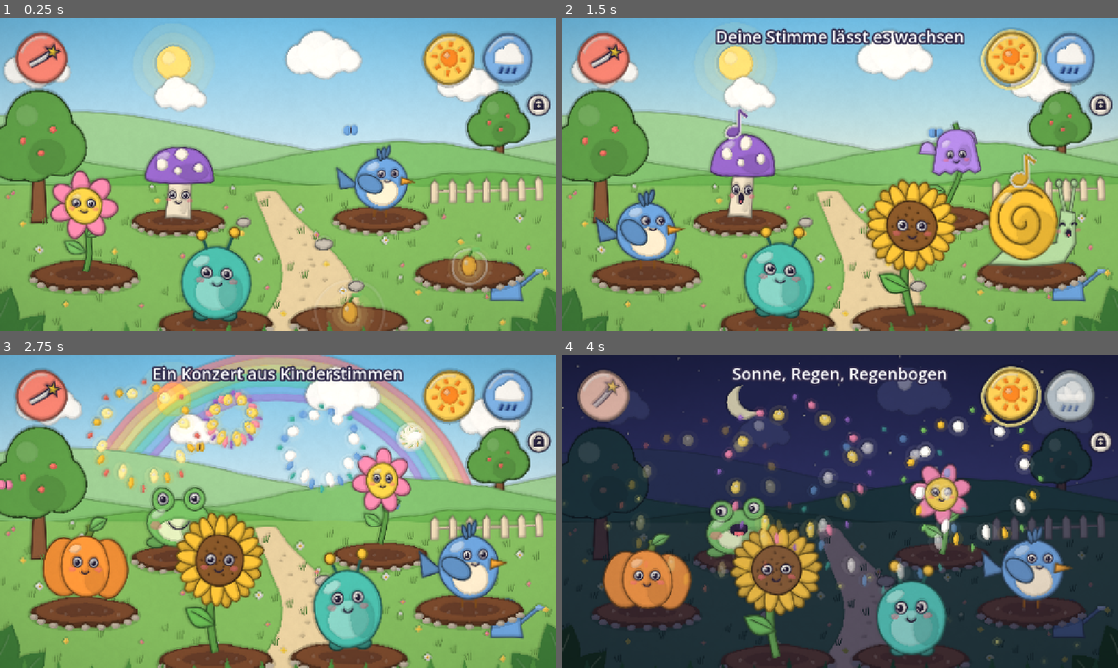
Above: before the commit, frames 1-4 (two rows, left to right).
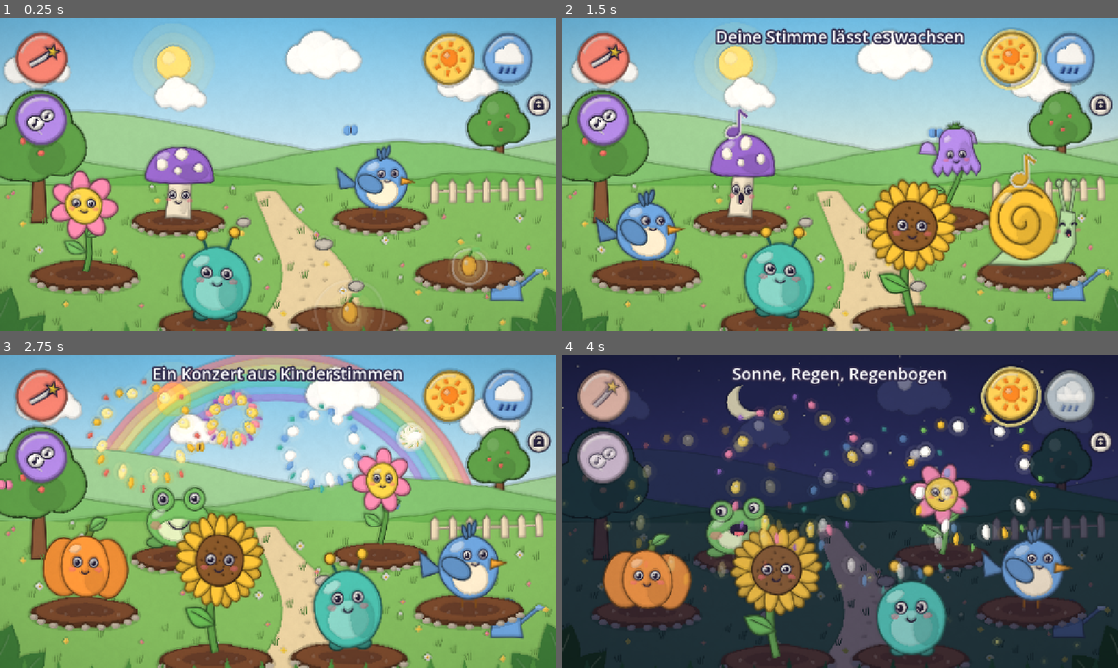
Above: after the commit, the same moments.

Repository: pinkysworld/Summgarten
Game: Godot game, scene res://tools/store_shots.tscn
Same seed, same stepped clock (60 frames per second), same inputs: the game is played once before the commit and once after it. This scene is started directly instead of the project's main scene.
Inputs (mouse positions are in pixels of both pictures, inside the frame that each line leads up to):
- Up to frame 1 (0.25 s): no input
- Up to frame 2 (1.5 s): move the mouse to (812, 237) at 0.52 s; click (812, 237) at 0.67 s; move the mouse to (1006, 221) at 1.27 s; click (1006, 221) at 1.42 s
- Up to frame 3 (2.75 s): move the mouse to (111, 464) at 2.02 s; click (111, 464) at 2.17 s
- Up to frame 4 (4 s): move the mouse to (867, 511) at 2.77 s; click (867, 511) at 2.92 s; move the mouse to (756, 433) at 3.52 s; click (756, 433) at 3.67 s

The runs differ from the first frame. In frame 1, 1.3% of the frame differs, in the area x 2-13%, y 24-42%; in frame 2, 1.7%, in the area x 2-76%, y 24-52%; in frame 3, 1.3%; in frame 4, 1.2%.

Commit message:
Nachsing-Spiel (Mikrofon oder Tippen, ohne Scheitern), neue Glockenblume, Tests für Jahreszeiten und Nachsingen

Diff:
--- a/scripts/creature.gd
+++ b/scripts/creature.gd
@@ -32,6 +32,8 @@
 var stage := 2.0 ## 0..1 sprout, 1..2 bud, then the full being grows in
 var joy := 0.0
 var beat_pulse := 0.0
+var glow := 0.0 ## highlight while singing a phrase in the echo game
+var _invite := 0.0
 var season := 1 ## 0 spring flower, 1 none, 2 leaf, 3 knit hat
 var yawn_amt := 0.0
 var bow_amt := 0.0
@@ -93,6 +95,17 @@
 	var top: float = -HEIGHTS[species] - 10.0
 	for i in 2:
 		_notes.append([Vector2(randf_range(-25, 25), top), Vector2(randf_range(-35, 35), -80), -i * 0.15, PALETTE[species]])
+
+
+func highlight() -> void:
+	var tw := create_tween()
+	tw.tween_property(self, "glow", 1.0, 0.1)
+	tw.tween_property(self, "glow", 0.0, 0.7)
+
+
+## Waiting for the child: a soft shimmer that says "tap me".
+func invite() -> void:
+	_invite = 4.0
 
 
 ## Gentle bop on the music's beat.
@@ -159,6 +172,7 @@
 		_blink = 1.0
 		_next_blink = randf_range(2.0, 5.0)
 	_blink = maxf(0.0, _blink - delta * 7.0)
+	_invite = maxf(0.0, _invite - delta)
 	for n in _notes:
 		n[2] += delta
 		if n[2] > 0.0:
@@ -250,6 +264,12 @@
 	var s := grow
 	if s <= 0.08:
 		return
+	var halo := maxf(glow, 0.7 * (0.5 + 0.5 * sin(_t * 5.0)) if _invite > 0.0 else 0.0)
+	if halo > 0.01:
+		var mid := Vector2(0, -HEIGHTS[species] * 0.5 * s)
+		for k in 3:
+			draw_circle(mid, (HEIGHTS[species] * 0.55 + k * 14) * s, Color(1, 0.95, 0.55, 0.22 * halo))
+		draw_arc(mid, (HEIGHTS[species] * 0.55 + 36) * s, 0, TAU, 48, Color(1, 1, 1, 0.8 * halo), 5.0, true)
 	# soft ground shadow
 	draw_colored_polygon(_ell_pts(Vector2(0, 4), Vector2(62 * s, 14 * s), 0.0, 24), Color(0.1, 0.05, 0.1, 0.22))
 	var sway := sin(_t * (0.6 if sleeping else 1.6)) * 0.045 * (1.0 - _sleep_blend * 0.7)
@@ -446,23 +466,40 @@
 		bell.append(b + Vector2(20, 10))
 		bell.append(b + Vector2(-20, 10))
 		_poly(bell, c.lightened(0.15))
-	# the big singing bell hangs from the top
+	# the big singing bell hangs from the top: dome, flaring sides, five curled tips
 	var top := Vector2(30, -206)
 	var hang := sin(_t * 1.5) * 0.08 + sing_amp * 0.25
 	var pts := PackedVector2Array()
-	for i in 17:
-		var a := PI * i / 16.0
-		pts.append(Vector2(-cos(a) * 46, -sin(a) * 30 + 40))
-	pts.append(Vector2(58, 104))
-	for i in range(1, 8):
-		var u := float(i) / 8.0
-		pts.append(Vector2(lerpf(58, -58, u), 104 + (8.0 if i % 2 == 1 else 0.0)))
-	pts.append(Vector2(-58, 104))
+	for i in 13:
+		var a := PI + PI * i / 12.0
+		pts.append(Vector2(cos(a) * 40, 34 + sin(a) * 30))
+	for i in 7:
+		var u := float(i) / 6.0
+		pts.append(Vector2(40 + 18 * u * u, 34 + 58 * u))
+	for tip in 5:
+		var x0 := lerpf(58, -58, float(tip) / 5.0)
+		var x1 := lerpf(58, -58, float(tip + 1) / 5.0)
+		var mx := (x0 + x1) / 2.0
+		pts.append(Vector2(lerpf(x0, mx, 0.5) + 4, 104))
+		pts.append(Vector2(mx, 116))
+		pts.append(Vector2(lerpf(mx, x1, 0.5) - 4, 104))
+		if tip < 4:
+			pts.append(Vector2(x1, 96))
+	for i in range(6, -1, -1):
+		var u := float(i) / 6.0
+		pts.append(Vector2(-40 - 18 * u * u, 34 + 58 * u))
 	for i in pts.size():
 		pts[i] = top + pts[i].rotated(hang)
 	_poly(pts, c)
-	_shade(top + Vector2(22, 70).rotated(hang), Vector2(16, 26), c)
-	_shine(top + Vector2(-24, 40).rotated(hang), Vector2(12, 7))
+	_shade(top + Vector2(22, 66).rotated(hang), Vector2(14, 28), c)
+	_shine(top + Vector2(-20, 30).rotated(hang), Vector2(10, 7))
+	# green calyx joins the bell to the stem
+	var calyx := PackedVector2Array()
+	for i in 10:
+		var a := PI + PI * i / 9.0
+		var r := 22.0 if i % 2 == 0 else 12.0
+		calyx.append(top + Vector2(cos(a) * r, 8 + sin(a) * r * 0.6).rotated(hang))
+	_poly(calyx, green)
 	_face(top + Vector2(0, 72).rotated(hang), 0.95)
 
 
--- a/scripts/main.gd
+++ b/scripts/main.gd
@@ -16,6 +16,7 @@
 const BTN_SUN := Vector2(1035, 95)
 const BTN_RAIN := Vector2(1170, 95)
 const BTN_PARENT := Vector2(1240, 200)
+const BTN_ECHO := Vector2(95, 235)
 const BTN_R := 56.0
 
 enum Weather { NONE, SUN, RAIN }
@@ -62,6 +63,15 @@
 var _flashes: Array = [] ## [pos, age]
 var _shake := 0.0
 var hide_ui := false
+# Echo game ("sing it back")
+var _echo_listen := false
+var _mic_pos := Vector2.ZERO
+var _rec_len := 2.5
+var _echo_seq: Array = []
+var _echo_pos := 0
+var _echo_waiting := false
+var _echo_result := 0 ## 0 waiting, 1 done right, 2 needs a replay
+var _echo_idle := 0.0
 var season := Season.SUMMER
 var _auto_season := 1
 var _season_parts: Array = [] ## falling petals / leaves / snow: [pos, phase] ## key art: no buttons, no empty beds
@@ -110,7 +120,7 @@
 	if not (event is InputEventMouseButton and event.pressed and event.button_index == MOUSE_BUTTON_LEFT):
 		return
 	var p := get_global_mouse_position()
-	for btn in [BTN_CONDUCTOR, BTN_SUN, BTN_RAIN]:
+	for btn in [BTN_CONDUCTOR, BTN_SUN, BTN_RAIN, BTN_ECHO]:
 		if p.distance_to(btn) < BTN_R:
 			_presses[btn] = _t
 	Audio.play_music(_plop, randf_range(-2.0, 2.0) + _shift(), 2.0)
@@ -119,6 +129,9 @@
 		return
 	match state:
 		State.RECORDING, State.CONCERT:
+			return
+		State.ECHO:
+			_echo_tap(p)
 			return
 		State.NIGHT:
 			if p.distance_to(BTN_SUN) < BTN_R:
@@ -129,6 +142,10 @@
 		return
 	if p.distance_to(BTN_RAIN) < BTN_R:
 		_set_weather(Weather.NONE if weather == Weather.RAIN else Weather.RAIN)
+		return
+	if p.distance_to(BTN_ECHO) < BTN_R:
+		if _creature_count() >= 2:
+			_echo_game()
 		return
 	if p.distance_to(BTN_CONDUCTOR) < BTN_R:
 		if _creature_count() >= 3:
@@ -276,6 +293,132 @@
 	await get_tree().create_timer(0.8).timeout
 	if state == State.CONCERT:
 		state = State.DAY
+
+
+## Echo game: creatures sing a short phrase, the child sings it back (microphone)
+## or taps the singers in order (no microphone). There is no failing: a miss
+## simply replays the phrase. Three phrases, each a little longer.
+func _echo_game() -> void:
+	state = State.ECHO
+	var beat := 60.0 / _bpm()
+	var singers := beds.filter(func(c): return c != null)
+	for round_i in 3:
+		var length := mini(2 + round_i, 4)
+		_echo_seq.clear()
+		for k in length:
+			var pick = singers[randi() % singers.size()]
+			while singers.size() > 1 and not _echo_seq.is_empty() and pick == _echo_seq[-1]:
+				pick = singers[randi() % singers.size()]
+			_echo_seq.append(pick)
+		var tries := 0
+		while true:
+			await get_tree().create_timer(beat).timeout
+			if state != State.ECHO:
+				return
+			await _echo_play_phrase(beat)
+			if state != State.ECHO:
+				return
+			var ok := false
+			if settings.mic:
+				ok = await _echo_listen_voice()
+			else:
+				ok = await _echo_wait_taps()
+			if state != State.ECHO:
+				return
+			tries += 1
+			if ok or tries >= 3:
+				break
+		for c in singers:
+			if is_instance_valid(c):
+				c.cheer()
+				c.celebrate_hop(randf() * 0.1)
+		_mini_burst(_echo_seq[0].global_position + Vector2(0, -_echo_seq[0].height() - 40))
+		await get_tree().create_timer(beat * 2.0).timeout
+	_fireworks()
+	await get_tree().create_timer(beat * 3.0).timeout
+	if state == State.ECHO:
+		state = State.DAY
+
+
+func _echo_play_phrase(beat: float) -> void:
+	for c in _echo_seq:
+		if not is_instance_valid(c):
+			continue
+		c.highlight()
+		c.sing(_shift())
+		await get_tree().create_timer(beat).timeout
+
+
+## Microphone: listen while the first singer "holds the mic". Any answer counts.
+func _echo_listen_voice() -> bool:
+	var first = _echo_seq[0]
+	_mic_pos = first.global_position + Vector2(0, -first.height() - 70)
+	_rec_len = 1.6 + 0.6 * _echo_seq.size()
+	_rec_time = 0.0
+	_echo_listen = true
+	Audio.start_recording()
+	while _rec_time < _rec_len and state == State.ECHO:
+		await get_tree().process_frame
+		_rec_time += get_process_delta_time()
+	var raw := Audio.stop_recording()
+	_echo_listen = false
+	var res := SoundLab.analyze(raw, Audio.mix_rate())
+	if res.is_empty():
+		return false
+	# the first singer answers with the child's own voice
+	Audio.play(SoundLab.make_wav(res.samples, Audio.mix_rate()), res.freq, _shift())
+	if is_instance_valid(first):
+		first.cheer()
+	await get_tree().create_timer(minf(2.0, res.samples.size() / float(Audio.mix_rate()))).timeout
+	return true
+
+
+## No microphone: tap the singers in the same order.
+func _echo_wait_taps() -> bool:
+	_echo_pos = 0
+	_echo_result = 0
+	_echo_waiting = true
+	_echo_idle = 0.0
+	for c in _echo_seq:
+		if is_instance_valid(c):
+			c.invite()
+	while _echo_result == 0 and state == State.ECHO:
+		await get_tree().process_frame
+		_echo_idle += get_process_delta_time()
+		if _echo_idle > 15.0:
+			state = State.DAY # nobody is playing: quietly leave the game
+	_echo_waiting = false
+	return _echo_result == 1
+
+
+func _echo_tap(p: Vector2) -> void:
+	if not _echo_waiting:
+		return
+	for i in BED_POSITIONS.size():
+		var c = beds[i]
+		if c == null:
+			continue
+		var hit := Rect2(BED_POSITIONS[i] + Vector2(-c.radius() - 20, -c.height() - 20), Vector2(c.radius() * 2 + 40, c.height() + 50))
+		if not hit.has_point(p):
+			continue
+		_echo_idle = 0.0
+		c.cheer()
+		c.sing(_shift())
+		if c == _echo_seq[_echo_pos]:
+			_echo_pos += 1
+			if _echo_pos >= _echo_seq.size():
+				_echo_result = 1
+		else:
+			_echo_result = 2 # gently replay the phrase
+		return
+
+
+func _mini_burst(origin: Vector2) -> void:
+	var cols := [Color("ffc93c"), Color("ff8fb8"), Color("ffffff")]
+	for i in 16:
+		var a := TAU * i / 16.0
+		_confetti.append([origin, Vector2(cos(a), sin(a)) * 180.0, 0.0, cols[i % 3], 0.0, 8.0])
+	_flashes.append([origin, 0.0])
 
 
 func _fireworks() -> void:
@@ -482,8 +625,8 @@
 
 
 func _tick_ambience(delta: float) -> void:
-	Audio.set_rain(weather == Weather.RAIN and state != State.RECORDING)
-	if state == State.RECORDING:
+	Audio.set_rain(weather == Weather.RAIN and state != State.RECORDING and not _echo_listen)
+	if state == State.RECORDING or _echo_listen:
 		return
 	_amb_timer -= delta
 	if _amb_timer > 0.0:
@@ -501,7 +644,7 @@
 ## Gentle accompaniment: bass on 1 and 3, music-box notes on the off-beats.
 ## Quiet while recording so the child can hear itself; silent at night.
 func _tick_music(delta: float) -> void:
-	if state == State.NIGHT or state == State.RECORDING or _creature_count() == 0:
+	if state == State.NIGHT or state == State.RECORDING or _echo_listen or _creature_count() == 0:
 		return
 	_beat_time += delta
 	var beat := 60.0 / _bpm()
@@ -748,6 +891,8 @@
 	_draw_sun_icon(BTN_SUN)
 	_draw_button(BTN_RAIN, Color("7fb6f0"), state == State.DAY, weather == Weather.RAIN)
 	_draw_cloud_icon(BTN_RAIN)
+	_draw_button(BTN_ECHO, Color("b58cf0"), (_creature_count() >= 2 and state == State.DAY) or state == State.ECHO, state == State.ECHO)
+	_draw_ear_icon(BTN_ECHO)
 	# parent button: small but clearly visible padlock
 	_front.draw_circle(BTN_PARENT + Vector2(0, 3), 24, Color(0, 0, 0, 0.15))
 	_front.draw_circle(BTN_PARENT, 24, Color("fbf6ee"))
@@ -869,8 +1014,8 @@
 			if size >= 12.0:
 				_overlay.draw_circle(cf[0] - v.normalized() * size * 0.3, size * 0.3, Color(1, 1, 1, 0.8 * al))
 	# Recording overlay
-	if state == State.RECORDING and _rec_bed >= 0:
-		var c: Vector2 = BED_POSITIONS[_rec_bed] + Vector2(0, -130 * BED_SCALE[_rec_bed])
+	if (state == State.RECORDING and _rec_bed >= 0) or _echo_listen:
+		var c: Vector2 = _mic_pos if _echo_listen else BED_POSITIONS[_rec_bed] + Vector2(0, -130 * BED_SCALE[_rec_bed])
 		var pulse := 1.0 + 0.08 * sin(_t * 8.0)
 		var lvl := Audio.level
 		for k in 3:
@@ -883,7 +1028,7 @@
 		_overlay.draw_circle(c + Vector2(0, 12), 14, Color.WHITE)
 		_overlay.draw_arc(c + Vector2(0, 2), 26, 0.1, PI - 0.1, 12, Color.WHITE, 6.0, true)
 		_overlay.draw_line(c + Vector2(0, 28), c + Vector2(0, 42), Color.WHITE, 6.0)
-		var prog := _rec_time / Audio.RECORD_SECONDS
+		var prog := _rec_time / (_rec_len if _echo_listen else Audio.RECORD_SECONDS)
 		_overlay.draw_arc(c, 68, -PI / 2, -PI / 2 + TAU * prog, 48, Color("ffd45c"), 9.0, true)
 
 
@@ -928,6 +1073,30 @@
 	_front.draw_polyline(closed, ink, 3.0, true)
 
 
+## "Sing it back": two speech bubbles, a note going out and one coming back.
+func _draw_ear_icon(c: Vector2) -> void:
+	c += _btn_offset
+	var ink := Color(0.17, 0.14, 0.27, _btn_alpha)
+	var white := Color(1, 1, 1, _btn_alpha)
+	for side in [-1, 1]:
+		var bc := c + Vector2(side * 13, side * -9)
+		var r := 17.0 if side < 0 else 14.0
+		var pts := PackedVector2Array()
+		for i in 24:
+			var a := TAU * i / 24.0
+			pts.append(bc + Vector2(cos(a) * r * 1.15, sin(a) * r))
+		_front.draw_colored_polygon(pts, white)
+		var tail := PackedVector2Array([bc + Vector2(side * -6, r - 3), bc + Vector2(side * -16, r + 9), bc + Vector2(side * 4, r - 2)])
+		_front.draw_colored_polygon(tail, white)
+		var closed := pts.duplicate()
+		closed.append(pts[0])
+		_front.draw_polyline(closed, ink, 3.0, true)
+		var nc := bc + Vector2(-3, 5) * (r / 17.0)
+		_front.draw_circle(nc, 4.5 * r / 17.0, ink)
+		_front.draw_line(nc + Vector2(4, 0) * r / 17.0, nc + Vector2(4, -14) * r / 17.0, ink, 3.0)
+		_front.draw_line(nc + Vector2(4, -14) * r / 17.0, nc + Vector2(10, -10) * r / 17.0, ink, 3.0)
+
+
 func _draw_sun_icon(c: Vector2) -> void:
 	c += _btn_offset
 	var col := Color(1.0, 0.55, 0.15, _btn_alpha)
--- /dev/null
+++ b/tests/echo.gd
@@ -0,0 +1,46 @@
+extends Node
+## Plays the echo game in tap mode: one wrong tap, then correct answers.
+## godot --path . res://tests/echo.tscn -- <outdir>
+
+func _ready() -> void:
+	var out: String = OS.get_cmdline_user_args()[0]
+	var main = load("res://scenes/main.tscn").instantiate()
+	get_tree().root.add_child.call_deferred(main)
+	await get_tree().process_frame
+	await get_tree().process_frame
+	main._clear_garden()
+	main.settings.mic = false
+	for i in [0, 1, 4, 5]:
+		main._grow_preset(i)
+	await get_tree().create_timer(3.0).timeout
+	main._echo_game()
+	var shots := 0
+	var wrong_done := false
+	var rounds := 0
+	var t := 0.0
+	while main.state == main.State.ECHO and t < 60.0:
+		await get_tree().process_frame
+		t += get_process_delta_time()
+		if shots == 0 and main._echo_seq.size() > 0 and not main._echo_waiting:
+			await get_tree().create_timer(0.3).timeout
+			get_viewport().get_texture().get_image().save_png(out.path_join("echo_phrase.png"))
+			shots = 1
+		if main._echo_waiting:
+			if shots == 1:
+				get_viewport().get_texture().get_image().save_png(out.path_join("echo_wait.png"))
+				shots = 2
+			var target = main._echo_seq[main._echo_pos]
+			if not wrong_done:
+				for c in main.beds:
+					if c and c != target:
+						target = c
+						break
+				wrong_done = true
+			var tap: Vector2 = target.global_position + Vector2(0, -target.height() * 0.5)
+			main._echo_tap(tap)
+			if main._echo_result == 1:
+				rounds += 1
+			await get_tree().create_timer(0.3).timeout
+	print("ECHO_DONE rounds=", rounds, " state=", main.state, " t=", snapped(t, 0.1))
+	main._clear_garden()
+	get_tree().quit()
--- /dev/null
+++ b/tests/echo.tscn
@@ -0,0 +1,6 @@
+[gd_scene format=3]
+
+[ext_resource type="Script" path="res://tests/echo.gd" id="1"]
+
+[node name="Echo" type="Node"]
+script = ExtResource("1")
